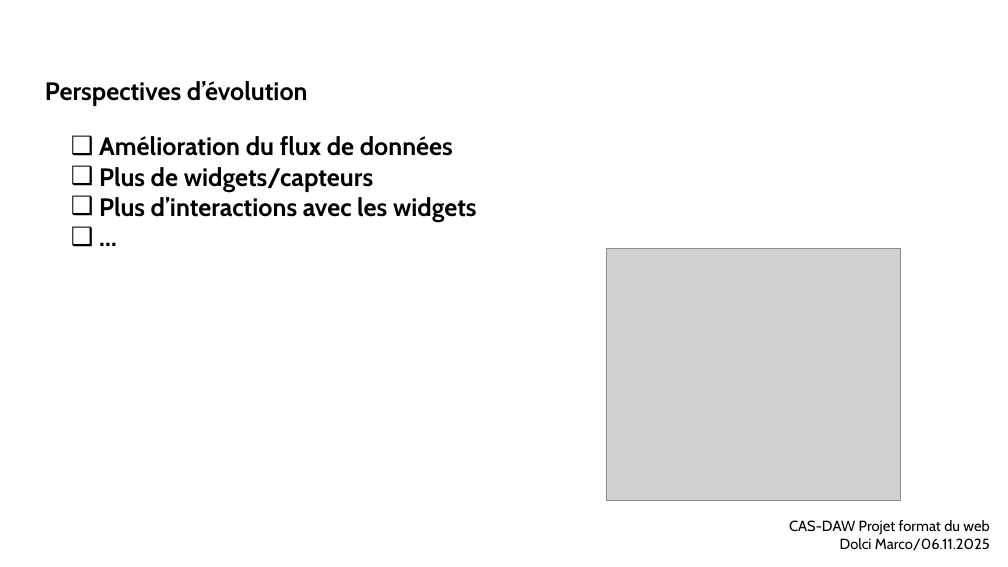
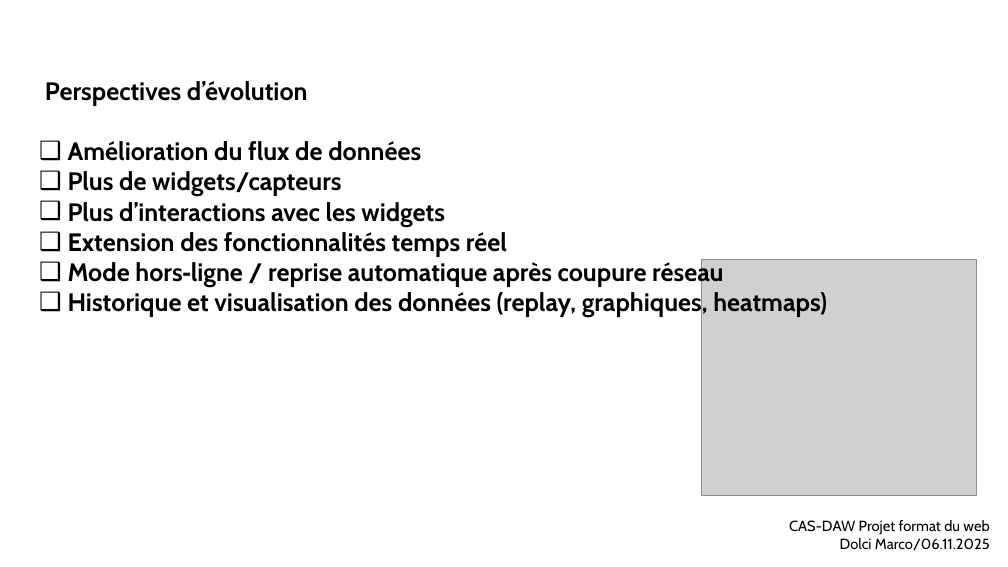
Before and after one commit to mwdolci/smartphone_datas, a slide deck: slide 11 of documents/Presentation_JS.pptx. Drawn at 1008x567 pixels with LibreOffice and Linux fonts; fonts in the diff are those of the drawing; grey boxes stand for pictures; background and template pictures are left out. Boxes give left, top, right and bottom in pixels: in the first picture for what was removed or moved away, otherwise in the second. Text is boxed around its words. In the diff, an @@ line names an element or a change of style, - is before the commit and + after.

```diff
--- a/documents/Presentation_JS.pptx
+++ b/documents/Presentation_JS.pptx
@@ text "Amélioration du flux de données": place and size @@
-text "Amélioration du flux de données" at bbox=[99, 136, 477, 222]
+text "Amélioration du flux de données" at bbox=[68, 141, 827, 318]
@@ text at bbox=[68, 232, 827, 318]: text changed @@
-❑ …
+❑ Extension des fonctionnalités temps réel
+❑ Mode hors‑ligne / reprise automatique après coupure réseau
+❑ Historique et visualisation des données (replay, graphiques, heatmaps)
@@ picture: place and size @@
-picture at bbox=[607, 249, 901, 501]
+picture at bbox=[702, 259, 977, 495]
```
Also in this commit, not shown: 2 other slides changed, 7 other files.
